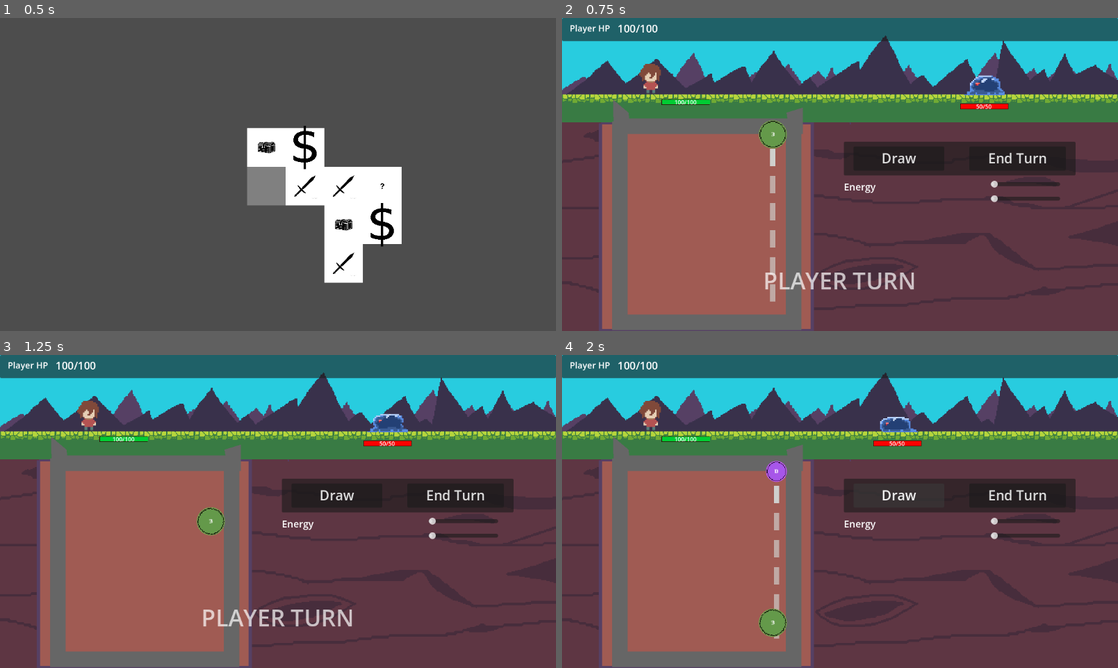
Above: before the commit, frames 1-4 (two rows, left to right).
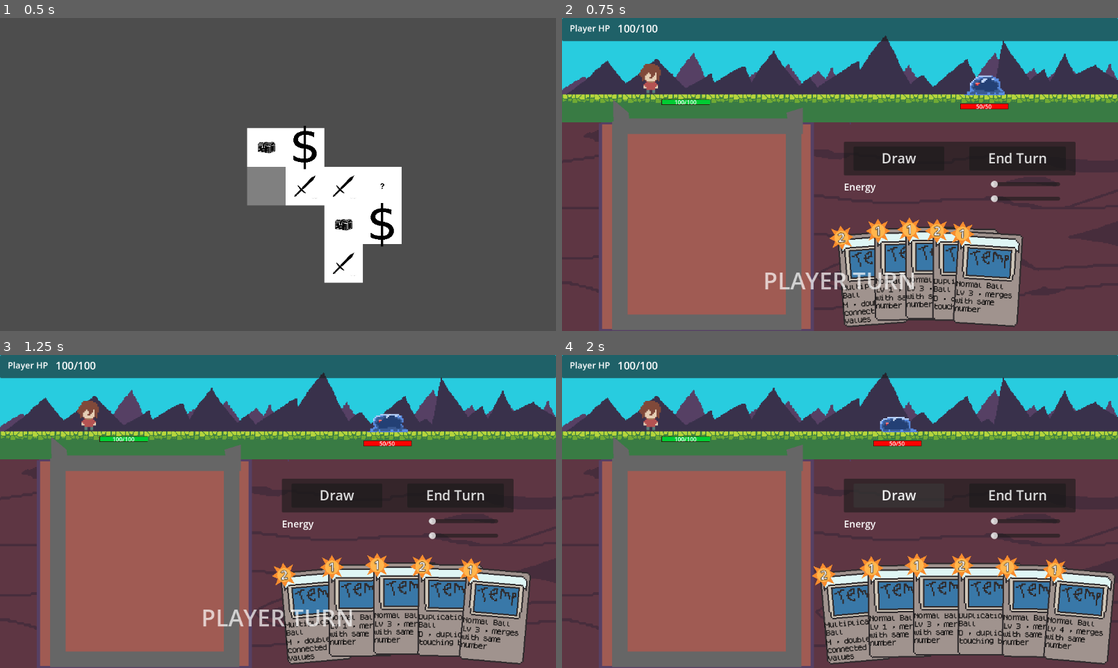
Above: after the commit, the same moments.

Repository: nmh6063-star/GameDesign-FinalProject
Game: Godot game, scene res://scenes/map.tscn
Same seed, same stepped clock (60 frames per second), same inputs: the game is played once before the commit and once after it.
Inputs (mouse positions are in pixels of both pictures, inside the frame that each line leads up to):
- Up to frame 1 (0.5 s): no input
- Up to frame 2 (0.75 s): tap Enter (enter_level) at 0.5, 0.6 s; move the mouse to (962, 158) at 0.52 s; hold D (Move_Right) from 0.53 s (still down)
- Up to frame 3 (1.25 s): keep holding D (Move_Right); click (400, 495) at 0.8 s
- Up to frame 4 (2 s): release D (Move_Right) at 1.25 s; click "Draw" at 1.25 s

Frame 1 is identical in both runs. In frame 2, 10% of the frame differs, in the area x 35-83%, y 32-99%; in frame 3, 13%; in frame 4, 16%, in the area x 35-100%, y 33-99%.

Commit message:
Refactored some code, fixed a small bug

Diff:
--- a/scenes/main.tscn
+++ b/scenes/main.tscn
@@ -14,181 +14,7 @@
 [ext_resource type="Script" uid="uid://cddiivxjsx5a1" path="res://script/ui/line_indicator.gd" id="11_ya4ey"]
 [ext_resource type="PackedScene" uid="uid://dyoj8165ej3ax" path="res://scenes/indicator_sprite.tscn" id="12_eb6dy"]
 [ext_resource type="Texture2D" uid="uid://dx12fl0tb44r5" path="res://assets/Target.png" id="14_a8y0u"]
-
-[sub_resource type="GDScript" id="GDScript_0wfyh"]
-script/source = "extends Node2D
-
-const GameBall := preload(\"res://script/ball/game_ball.gd\")
-
-@onready var template_ball: Node = $Ball
-@onready var turn_banner := $UI/TurnBanner
-@onready var player_fill := $UI/PlayerHealthBar/Fill
-@onready var player_hp_top := $UI/TopBar/PlayerHPText
-@onready var energy_label := get_node_or_null(\"UI/EnergyLabel\")
-@onready var energy_badge_text := get_node_or_null(\"UI/CostBadge/CostText\")
-@onready var result_label := $UI/ResultLabel
-@onready var game_manager := $GameManager
-@onready var enemy_node := $Enemy
-@onready var player_damage_anchor := $UI/PlayerHealthBar
-@onready var damage_anchor_player := get_node_or_null(\"DamageAnchorPlayer\")
-@onready var damage_anchor_enemy := get_node_or_null(\"DamageAnchorEnemy\")
-
-var spawn_position: Vector2
-
-func _ready() -> void:
-	randomize()
-	spawn_position = (template_ball as Node2D).position
-	template_ball.connect(\"dropped\", _on_ball_dropped)
-	((template_ball as Node).get_node(\"CollisionShape2D\") as CollisionShape2D).disabled = true
-	game_manager.attack_calculated.connect(_on_attack_calculated)
-	enemy_node.player_attacked.connect(_on_player_attacked)
-	game_manager.player_healed.connect(_on_player_healed)
-	game_manager.turn_ended.connect(_on_turn_ended)
-	game_manager.energy_changed.connect(_on_energy_changed)
-	if game_manager.has_signal(\"enemy_turn_started\"):
-		game_manager.enemy_turn_started.connect(_on_enemy_turn_started)
-	if game_manager.has_signal(\"player_turn_started\"):
-		game_manager.player_turn_started.connect(_on_player_turn_started)
-	if enemy_node and enemy_node.has_signal(\"damaged\"):
-		enemy_node.damaged.connect(_on_enemy_damaged)
-	game_manager.game_over.connect(_on_game_over)
-	game_manager.game_clear.connect(_on_game_clear)
-	_update_player_bar()
-	update_energy_ui()
-	result_label.visible = false
-	ensure_ball_in_play()
-	_show_turn_banner(\"PLAYER TURN\")
-
-func _on_draw_pressed() -> void:
-	$CardManager.draw()
-	var box_out := get_node_or_null(\"BoxOut\")
-	if box_out != null and box_out.has_method(\"rotate_cup\"):
-		box_out.rotate_cup()
-
-func _on_finish_turn_pressed() -> void:
-	game_manager.finish_turn()
-
-func _on_ball_dropped() -> void:
-	if Global.phase != Global.Phase.PLAY:
-		return
-	await get_tree().create_timer(1.0).timeout
-	$CardManager.cardPlay = true
-	_spawn_ball()
-
-func wire_playfield_ball(b: GameBall) -> void:
-	if not b.dropped.is_connected(_on_ball_dropped):
-		b.dropped.connect(_on_ball_dropped)
-
-func _on_player_healed(_amount: int) -> void:
-	_update_player_bar()
-
-func _spawn_ball() -> void:
-	var b := template_ball.duplicate() as GameBall
-	Global.ballInPlay = b
-	(b as Node2D).position = spawn_position
-	b.reset_for_spawn()
-	b.set_up = false
-	b.visible = false
-	b.gravity_scale = 0.0
-	((b as Node).get_node(\"CollisionShape2D\") as CollisionShape2D).disabled = false
-	wire_playfield_ball(b)
-	add_child(b)
-
-func ensure_ball_in_play() -> void:
-	if Global.phase != Global.Phase.PLAY:
-		return
-	if is_instance_valid(Global.ballInPlay) and Global.ballInPlay != template_ball:
-		return
-	_spawn_ball()
-
-func _on_turn_ended() -> void:
-	$CardManager.cardPlay = true
-	ensure_ball_in_play()
-	_show_turn_banner(\"PLAYER TURN\")
-
-func _on_enemy_turn_started() -> void:
-	_show_turn_banner(\"ENEMY TURN\")
-
-func _on_player_turn_started() -> void:
-	_show_turn_banner(\"PLAYER TURN\")
-
-func _on_attack_calculated(amount: int) -> void:
-	pass
-
-func _on_player_attacked(_amount: int) -> void:
-	$Player._flash()
-	_update_player_bar()
-	if damage_anchor_player:
-		_spawn_damage_floater_on_node(_amount, damage_anchor_player, Color(1, 0.3, 0.3))
-	else:
-		_spawn_damage_floater_on_node(_amount, player_damage_anchor, Color(1, 0.3, 0.3))
-
-func _on_enemy_damaged(amount: int) -> void:
-	$Enemy._flash()
-	if damage_anchor_enemy:
-		_spawn_damage_floater_on_node(amount, damage_anchor_enemy, Color(0.92, 0.58, 0.06))
-	else:
-		_spawn_damage_floater_on_node(amount, enemy_node, Color(0.92, 0.58, 0.06))
-
-func _on_energy_changed(_current: int, _max: int) -> void:
-	update_energy_ui()
-
-func _spawn_damage_floater_on_node(amount: int, target: Node, color: Color) -> void:
-	if amount <= 0 or target == null:
-		return
-	var floater := preload(\"res://scenes/damage_floater.tscn\").instantiate()
-	$UI.add_child(floater)
-	var pos := Vector2.ZERO
-	if target is Node2D:
-		pos = (target as Node2D).global_position
-	elif target is Control:
-		pos = (target as Control).global_position
-	(floater as Label).global_position = pos
-	if floater.has_method(\"play\"):
-		floater.play(amount, color)
-
-func _show_turn_banner(text: String) -> void:
-	if turn_banner == null:
-		return
-	var label := turn_banner.get_node_or_null(\"Label\") as Label
-	if label:
-		label.text = text
-	turn_banner.visible = true
-	turn_banner.modulate.a = 0.0
-	turn_banner.scale = Vector2(1.0, 1.0)
-	var tween := create_tween()
-	tween.tween_property(turn_banner, \"modulate:a\", 0.7, 0.15)
-	tween.tween_property(turn_banner, \"modulate:a\", 0.0, 0.6).set_delay(0.6)
-	tween.tween_callback(func(): turn_banner.visible = false)
-
-func _update_player_bar() -> void:
-	player_fill.size.x = 100.0 * float(Global.player_health) / float(Global.player_max_health)
-	var hp_text := $UI/PlayerHealthBar/HPText
-	if hp_text:
-		hp_text.text = \"%d/%d\" % [Global.player_health, Global.player_max_health]
-	if player_hp_top:
-		player_hp_top.text = \"%d/%d\" % [Global.player_health, Global.player_max_health]
-
-func update_energy_ui() -> void:
-	if energy_label:
-		energy_label.visible = true
-		energy_label.text = \"Energy\"
-	if energy_badge_text:
-		energy_badge_text.text = \"%d/%d\" % [Global.player_energy, Global.player_energy_max]
-
-func _on_game_over() -> void:
-	_show_result(\"Game Over\")
-
-func _on_game_clear() -> void:
-	_show_result(\"Game Clear\")
-
-func _show_result(text: String) -> void:
-	result_label.text = text
-	result_label.visible = true
-	$UI/ActionBar/FinishTurnButton.disabled = true
-	$UI/ActionBar/DrawButton.disabled = true
-	$CardManager.cardPlay = false
-"
+[ext_resource type="Script" uid="uid://ddrsxjsu3fd3n" path="res://script/battle/battle.gd" id="15_battle"]
 
 [sub_resource type="PhysicsMaterial" id="PhysicsMaterial_ball"]
 friction = 2.5
@@ -381,9 +207,9 @@
 [sub_resource type="CircleShape2D" id="CircleShape2D_jkv2x"]
 radius = 40.311287
 
-[node name="Node2D" type="Node2D" unique_id=1625147204]
+[node name="Battle" type="Node2D" unique_id=1625147204]
 position = Vector2(328, 323)
-script = SubResource("GDScript_0wfyh")
+script = ExtResource("15_battle")
 
 [node name="DamageAnchorPlayer" type="Marker2D" parent="." unique_id=1800000040]
 position = Vector2(88, -149)
@@ -668,11 +494,13 @@
 wait_time = 0.1
 one_shot = true
 
-[node name="Enemy" type="Node2D" parent="." unique_id=144872954]
+[node name="EnemyHandler" type="Node2D" parent="." unique_id=1800000050]
+
+[node name="Enemy" type="Node2D" parent="EnemyHandler" unique_id=144872954]
 position = Vector2(0, -230)
 script = ExtResource("4_enemy")
 
-[node name="HealthBar" type="Control" parent="Enemy" unique_id=9001001]
+[node name="HealthBar" type="Control" parent="EnemyHandler/Enemy" unique_id=9001001]
 layout_mode = 3
 anchors_preset = 0
 offset_left = 526.0
@@ -680,7 +508,7 @@
 offset_right = 626.0
 offset_bottom = 95.0
 
-[node name="Background" type="ColorRect" parent="Enemy/HealthBar" unique_id=9001002]
+[node name="Background" type="ColorRect" parent="EnemyHandler/Enemy/HealthBar" unique_id=9001002]
 layout_mode = 1
 anchors_preset = 15
 anchor_right = 1.0
@@ -689,7 +517,7 @@
 grow_vertical = 2
 color = Color(0.2, 0, 0, 1)
 
-[node name="Fill" type="ColorRect" parent="Enemy/HealthBar" unique_id=9001003]
+[node name="Fill" type="ColorRect" parent="EnemyHandler/Enemy/HealthBar" unique_id=9001003]
 layout_mode = 1
 offset_left = 1.0
 offset_top = 1.0
@@ -697,7 +525,7 @@
 offset_bottom = 11.0
 color = Color(1, 0, 0, 1)
 
-[node name="HPText" type="Label" parent="Enemy/HealthBar" unique_id=9001004]
+[node name="HPText" type="Label" parent="EnemyHandler/Enemy/HealthBar" unique_id=9001004]
 layout_mode = 1
 anchors_preset = 15
 anchor_right = 1.0
@@ -711,7 +539,7 @@
 horizontal_alignment = 1
 vertical_alignment = 1
 
-[node name="AnimatedSprite2D" type="AnimatedSprite2D" parent="Enemy" unique_id=48224419]
+[node name="AnimatedSprite2D" type="AnimatedSprite2D" parent="EnemyHandler/Enemy" unique_id=48224419]
 texture_filter = 1
 position = Vector2(576, 31.999996)
 scale = Vector2(3, 3)
@@ -720,33 +548,35 @@
 autoplay = "idle"
 frame_progress = 0.18569645
 
-[node name="Timer" type="Timer" parent="Enemy" unique_id=1336342294]
+[node name="Timer" type="Timer" parent="EnemyHandler/Enemy" unique_id=1336342294]
 wait_time = 0.1
 
-[node name="Timer2" type="Timer" parent="Enemy" unique_id=421151047]
+[node name="Timer2" type="Timer" parent="EnemyHandler/Enemy" unique_id=421151047]
 wait_time = 5.0
 one_shot = true
 autostart = true
 
-[node name="CardManager" type="Node2D" parent="." unique_id=492797140]
+[node name="PlayerHandler" type="Node2D" parent="." unique_id=1800000051]
+
+[node name="CardManager" type="Node2D" parent="PlayerHandler" unique_id=492797140]
 position = Vector2(184, 216)
 script = ExtResource("6_o6xl0")
 hand_curve = SubResource("Curve_o6xl0")
 rotation_curve = SubResource("Curve_tipki")
 
-[node name="Target" type="Node2D" parent="." unique_id=2058900465]
-
-[node name="Area2D" type="Area2D" parent="Target" unique_id=1811101269]
-
-[node name="CollisionShape2D" type="CollisionShape2D" parent="Target/Area2D" unique_id=1870874704]
+[node name="Target" type="Node2D" parent="PlayerHandler" unique_id=2058900465]
+
+[node name="Area2D" type="Area2D" parent="PlayerHandler/Target" unique_id=1811101269]
+
+[node name="CollisionShape2D" type="CollisionShape2D" parent="PlayerHandler/Target/Area2D" unique_id=1870874704]
 shape = SubResource("CircleShape2D_jkv2x")
 
-[node name="Sprite2D" type="Sprite2D" parent="Target" unique_id=1555519289]
+[node name="Sprite2D" type="Sprite2D" parent="PlayerHandler/Target" unique_id=1555519289]
 scale = Vector2(0.15, 0.15)
 texture = ExtResource("14_a8y0u")
 
 [connection signal="pressed" from="UI/ActionBar/DrawButton" to="." method="_on_draw_pressed"]
 [connection signal="pressed" from="UI/ActionBar/FinishTurnButton" to="." method="_on_finish_turn_pressed"]
 [connection signal="timeout" from="Player/Timer" to="Player" method="_on_timer_timeout"]
-[connection signal="timeout" from="Enemy/Timer" to="Enemy" method="_on_timer_timeout"]
-[connection signal="timeout" from="Enemy/Timer2" to="Enemy" method="_on_timer_2_timeout"]
+[connection signal="timeout" from="EnemyHandler/Enemy/Timer" to="EnemyHandler/Enemy" method="_on_timer_timeout"]
+[connection signal="timeout" from="EnemyHandler/Enemy/Timer2" to="EnemyHandler/Enemy" method="_on_timer_2_timeout"]
--- a/script/ball/game_ball.gd
+++ b/script/ball/game_ball.gd
@@ -120,11 +120,17 @@
 		gravity_scale = GRAVITY_SCALE
 		return
 	gravity_scale = 0.0
-	direction = int((get_node("/root/Node2D/Target").position.x - self.position.x)/abs(get_node("/root/Node2D/Target").position.x - self.position.x))
-	if abs(get_node("/root/Node2D/Target").position.x - self.position.x) < 15:
+	var aim := get_node("/root/Battle/PlayerHandler/Target") as Node2D
+	if aim == null:
+		return
+	var dx := aim.position.x - self.position.x
+	var adx := absf(dx)
+	if adx < 15.0:
 		direction = 0
+	else:
+		direction = signi(dx)
 	#direction = int(Input.is_action_pressed("right")) - int(Input.is_action_pressed("left"))
-	linear_velocity = Vector2(clamp(abs(get_node("/root/Node2D/Target").position.x - self.position.x) * 25, 0, 2500) * direction, 0)
+	linear_velocity = Vector2(clamp(abs(aim.position.x - self.position.x) * 25, 0, 2500) * direction, 0)
 	if Input.is_action_just_pressed("play_card"):
 		gravity_scale = GRAVITY_SCALE
 		set_up = false
--- /dev/null
+++ b/script/battle/battle.gd
@@ -0,0 +1,196 @@
+extends Node2D
+## Main battle scene controller: turn flow hooks, ball spawning, and UI wiring.
+## Scene layout matches tutorial-style separation — EnemyHandler / PlayerHandler / Player / UI.
+
+const GameBall := preload("res://script/ball/game_ball.gd")
+
+@onready var template_ball: Node = $Ball
+@onready var turn_banner := $UI/TurnBanner
+@onready var player_fill := $UI/PlayerHealthBar/Fill
+@onready var player_hp_top := $UI/TopBar/PlayerHPText
+@onready var energy_label := get_node_or_null("UI/EnergyLabel")
+@onready var energy_badge_text := get_node_or_null("UI/CostBadge/CostText")
+@onready var result_label := $UI/ResultLabel
+@onready var game_manager := $GameManager
+@onready var enemy_node := $EnemyHandler/Enemy
+@onready var player_damage_anchor := $UI/PlayerHealthBar
+@onready var damage_anchor_player := get_node_or_null("DamageAnchorPlayer")
+@onready var damage_anchor_enemy := get_node_or_null("DamageAnchorEnemy")
+
+var spawn_position: Vector2
+
+
+func _ready() -> void:
+	randomize()
+	spawn_position = (template_ball as Node2D).position
+	template_ball.connect("dropped", _on_ball_dropped)
+	((template_ball as Node).get_node("CollisionShape2D") as CollisionShape2D).disabled = true
+	game_manager.attack_calculated.connect(_on_attack_calculated)
+	enemy_node.player_attacked.connect(_on_player_attacked)
+	game_manager.player_healed.connect(_on_player_healed)
+	game_manager.turn_ended.connect(_on_turn_ended)
+	game_manager.energy_changed.connect(_on_energy_changed)
+	if game_manager.has_signal("enemy_turn_started"):
+		game_manager.enemy_turn_started.connect(_on_enemy_turn_started)
+	if game_manager.has_signal("player_turn_started"):
+		game_manager.player_turn_started.connect(_on_player_turn_started)
+	if enemy_node and enemy_node.has_signal("damaged"):
+		enemy_node.damaged.connect(_on_enemy_damaged)
+	game_manager.game_over.connect(_on_game_over)
+	game_manager.game_clear.connect(_on_game_clear)
+	_update_player_bar()
+	update_energy_ui()
+	result_label.visible = false
+	ensure_ball_in_play()
+	_show_turn_banner("PLAYER TURN")
+
+
+func _on_draw_pressed() -> void:
+	$PlayerHandler/CardManager.draw()
+	var box_out := get_node_or_null("BoxOut")
+	if box_out != null and box_out.has_method("rotate_cup"):
+		box_out.rotate_cup()
+
+
+func _on_finish_turn_pressed() -> void:
+	game_manager.finish_turn()
+
+
+func _on_ball_dropped() -> void:
+	if Global.phase != Global.Phase.PLAY:
+		return
+	await get_tree().create_timer(1.0).timeout
+	$PlayerHandler/CardManager.cardPlay = true
+	_spawn_ball()
+
+
+func wire_playfield_ball(b: GameBall) -> void:
+	if not b.dropped.is_connected(_on_ball_dropped):
+		b.dropped.connect(_on_ball_dropped)
+
+
+func _on_player_healed(_amount: int) -> void:
+	_update_player_bar()
+
+
+func _spawn_ball() -> void:
+	var b := template_ball.duplicate() as GameBall
+	Global.ballInPlay = b
+	(b as Node2D).position = spawn_position
+	b.reset_for_spawn()
+	b.set_up = false
+	b.visible = false
+	b.gravity_scale = 0.0
+	((b as Node).get_node("CollisionShape2D") as CollisionShape2D).disabled = false
+	wire_playfield_ball(b)
+	add_child(b)
+
+
+func ensure_ball_in_play() -> void:
+	if Global.phase != Global.Phase.PLAY:
+		return
+	if is_instance_valid(Global.ballInPlay) and Global.ballInPlay != template_ball:
+		return
+	_spawn_ball()
+
+
+func _on_turn_ended() -> void:
+	$PlayerHandler/CardManager.cardPlay = true
+	ensure_ball_in_play()
+	_show_turn_banner("PLAYER TURN")
+
+
+func _on_enemy_turn_started() -> void:
+	_show_turn_banner("ENEMY TURN")
+
+
+func _on_player_turn_started() -> void:
+	_show_turn_banner("PLAYER TURN")
+
+
+func _on_attack_calculated(amount: int) -> void:
+	pass
+
+
+func _on_player_attacked(_amount: int) -> void:
+	$Player._flash()
+	_update_player_bar()
+	if damage_anchor_player:
+		_spawn_damage_floater_on_node(_amount, damage_anchor_player, Color(1, 0.3, 0.3))
+	else:
+		_spawn_damage_floater_on_node(_amount, player_damage_anchor, Color(1, 0.3, 0.3))
+
+
+func _on_enemy_damaged(amount: int) -> void:
+	$EnemyHandler/Enemy._flash()
+	if damage_anchor_enemy:
+		_spawn_damage_floater_on_node(amount, damage_anchor_enemy, Color(0.92, 0.58, 0.06))
+	else:
+		_spawn_damage_floater_on_node(amount, enemy_node, Color(0.92, 0.58, 0.06))
+
+
+func _on_energy_changed(_current: int, _max: int) -> void:
+	update_energy_ui()
+
+
+func _spawn_damage_floater_on_node(amount: int, target: Node, color: Color) -> void:
+	if amount <= 0 or target == null:
+		return
+	var floater := preload("res://scenes/damage_floater.tscn").instantiate()
+	$UI.add_child(floater)
+	var pos := Vector2.ZERO
+	if target is Node2D:
+		pos = (target as Node2D).global_position
+	elif target is Control:
+		pos = (target as Control).global_position
+	(floater as Label).global_position = pos
+	if floater.has_method("play"):
+		floater.play(amount, color)
+
+
+func _show_turn_banner(text: String) -> void:
+	if turn_banner == null:
+		return
+	var label := turn_banner.get_node_or_null("Label") as Label
+	if label:
+		label.text = text
+	turn_banner.visible = true
+	turn_banner.modulate.a = 0.0
+	turn_banner.scale = Vector2(1.0, 1.0)
+	var tween := create_tween()
+	tween.tween_property(turn_banner, "modulate:a", 0.7, 0.15)
+	tween.tween_property(turn_banner, "modulate:a", 0.0, 0.6).set_delay(0.6)
+	tween.tween_callback(func(): turn_banner.visible = false)
+
+
+func _update_player_bar() -> void:
+	player_fill.size.x = 100.0 * float(Global.player_health) / float(Global.player_max_health)
+	var hp_text := $UI/PlayerHealthBar/HPText
+	if hp_text:
+		hp_text.text = "%d/%d" % [Global.player_health, Global.player_max_health]
+	if player_hp_top:
+		player_hp_top.text = "%d/%d" % [Global.player_health, Global.player_max_health]
+
+
+func update_energy_ui() -> void:
+	if energy_label:
+		energy_label.visible = true
+		energy_label.text = "Energy"
+	if energy_badge_text:
+		energy_badge_text.text = "%d/%d" % [Global.player_energy, Global.player_energy_max]
+
+
+func _on_game_over() -> void:
+	_show_result("Game Over")
+
+
+func _on_game_clear() -> void:
+	_show_result("Game Clear")
+
+
+func _show_result(text: String) -> void:
+	result_label.text = text
+	result_label.visible = true
+	$UI/ActionBar/FinishTurnButton.disabled = true
+	$UI/ActionBar/DrawButton.disabled = true
+	$PlayerHandler/CardManager.cardPlay = false
--- a/script/card/card_definition.gd
+++ b/script/card/card_definition.gd
@@ -1,4 +1,6 @@
 extends Resource
+## Data-only card resource (Slay-the-Spire–style "Card"): title ≈ name, cost ≈ mana,
+## behavior carries ball/effect logic for this game.
 class_name CardDefinition
 
 const BallBehavior := preload("res://script/ball/behaviors/ball_behavior.gd")
--- a/script/card/card_manager.gd
+++ b/script/card/card_manager.gd
@@ -25,15 +25,8 @@
 func _physics_process(delta: float) -> void:
 	var target := targetPos + (Vector2.ZERO if cardPlay else Vector2(0, 350))
 	position = position.lerp(target, delta * hideSpeed)
-	if cardPlay:
-		if deck.size() == 0:
-			deck = _LIB._build()
-		var index = randi() % deck.size()
-		var details = deck[index].duplicate(true)
-		var inst = _CARD.instantiate()
-		inst.details = details
-		deck.remove_at(index)
-		confirm_play(inst)
+	if cardPlay and deck.is_empty():
+		deck = _LIB._build()
 
 
 #below here is all invalidated code. TODO, edit other scripts so can easily delete
@@ -54,19 +47,24 @@
 func confirm_play(card: Node2D) -> void:
 	if not cardPlay or Global.currentHand.is_empty():
 		return
-	var idx := card.get_index()
 	var def := card.details as CardDefinition
-	#if def == null or idx < 0 or idx >= get_child_count():
-	#	return
+	if def == null:
+		return
+	if card.index < 0 or card.index >= Global.currentHand.size():
+		return
 	if Global.player_energy < def.cost:
 		card.disarm_snap()
 		return
 	card.clear_arm_state()
 	Global.player_energy -= def.cost
-	(get_node("/root/Node2D") as Node).update_energy_ui()
-	(get_node("/root/Node2D") as Node).ensure_ball_in_play()
-	Global.currentHand.remove_at(idx)
+	(get_node("/root/Battle") as Node).update_energy_ui()
+	(get_node("/root/Battle") as Node).ensure_ball_in_play()
+	Global.currentHand.remove_at(card.index)
 	var play := Global.ballInPlay as GameBall
+	if play == null or not is_instance_valid(play):
+		_update_cards()
+		cardPlay = false
+		return
 	play.visible = true
 	play.set_up = true
 	play.behavior = BallBehavior.from_kind(def.kind)
@@ -85,7 +83,12 @@
 	var n := Global.currentHand.size()
 	if n < 1 or get_child_count() < 1:
 		return
-	var card_w: float = get_child(0).get_node("Area2D/CollisionShape2D").shape.extents.x * 2.0
+	var shape := get_child(0).get_node("Area2D/CollisionShape2D").shape as Shape2D
+	var card_w: float = 48.0
+	if shape is RectangleShape2D:
+		card_w = (shape as RectangleShape2D).size.x
+	elif shape is CircleShape2D:
+		card_w = (shape as CircleShape2D).radius * 2.0
 	var sep: float = x_sep
 	var total: float = card_w * n + x_sep * maxi(n - 1, 0)
 	if n > 1 and total > deckSize:
@@ -95,8 +98,8 @@
 	for i in n:
 		var c := get_child(i)
 		var t := 0.5 if n <= 1 else float(i) / float(n - 1)
-		var ym := 0.0 if n <= 1 else hand_curve.sample(t)
-		var rm := 0.0 if n <= 1 else rotation_curve.sample(t)
+		var ym := 0.0 if n <= 1 or hand_curve == null else hand_curve.sample(t)
+		var rm := 0.0 if n <= 1 or rotation_curve == null else rotation_curve.sample(t)
 		c.targetPos = Vector2(offset + (card_w + sep) * i, y_min + y_max * ym)
 		c.targetRot = max_rotation_degrees * rm
 		c.index = i
--- a/script/combat/combat_resolver.gd
+++ b/script/combat/combat_resolver.gd
@@ -1,9 +1,13 @@
 extends RefCounted
 
 func player_attack(enemy: Node, attack: int) -> bool:
+	if enemy == null or not is_instance_valid(enemy):
+		return false
 	enemy.apply_attack(attack)
 	return enemy.current_health <= 0
 
 
 func enemy_attack_damage(enemy: Node) -> int:
+	if enemy == null or not is_instance_valid(enemy):
+		return 0
 	return enemy.attack_damage
--- a/script/core/global.gd
+++ b/script/core/global.gd
@@ -17,4 +17,4 @@
 var map_vertical = 2
 var current_tile = Vector2(-1, 0)
 
-@onready var ballInPlay = get_node("/root/Node2D/Ball")
+@onready var ballInPlay = get_node("/root/Battle/Ball")
--- a/script/entities/enemy.gd
+++ b/script/entities/enemy.gd
@@ -8,7 +8,7 @@
 @onready var base = $AnimatedSprite2D.modulate
 @onready var timer2 = $Timer2
 @onready var startPos = self.position
-@onready var player = get_node("/root/Node2D/Player")
+@onready var player = get_node("/root/Battle/Player")
 var time = 0.0
 signal player_attacked(amount: int)
 
--- a/script/map/map_generator.gd
+++ b/script/map/map_generator.gd
@@ -3,10 +3,11 @@
 var tile = preload("res://scenes/map_tile.tscn")
 var gameState = "res://scenes/main.tscn"
 var currentTile = Vector2(0, 0)
-@onready var shopButton = $"/root/Node2D/CanvasLayer/Container/Button"
+@onready var shopButton: Button = get_node("../CanvasLayer/Container/Button") as Button
 
 func _ready() -> void:
-	shopButton.visible = false
+	if shopButton:
+		shopButton.visible = false
 	if !Global.map_drawn:
 		Global.map_drawn = true
 		_generate_map()
@@ -26,7 +27,8 @@
 	if Input.is_action_just_pressed("enter_level"):
 		var tileType = _get_current_tile_type()
 		if tileType == "shop":
-			shopButton.visible = true
+			if shopButton:
+				shopButton.visible = true
 		else:
 			get_tree().change_scene_to_file(gameState)
 	#print(currentTile)
--- a/script/session/game_manager.gd
+++ b/script/session/game_manager.gd
@@ -7,7 +7,7 @@
 const ENEMY_ATTACK_DELAY := 2.0
 const PLAYER_DAMAGE_APPLY_INTERVAL := 0.1
 
-@onready var card_manager: CardManager = get_node("/root/Node2D/CardManager")
+@onready var card_manager: CardManager = get_parent().get_node("PlayerHandler/CardManager")
 @onready var _ball_query := preload("res://script/ball/resolve/ball_query.gd").new()
 @onready var _merge := preload("res://script/ball/resolve/merge_resolver.gd").new()
 @onready var _specials := preload("res://script/ball/resolve/special_ball_resolver.gd").new()
@@ -36,7 +36,7 @@
 
 func _ready() -> void:
 	Global.player_energy = Global.player_energy_max
-	target = get_node("/root/Node2D/Target")
+	target = get_parent().get_node("PlayerHandler/Target")
 	target.z_index = 999
 	#change to some constant
 	#Global.player_energy = 5
@@ -84,7 +84,7 @@
 					if body != self:
 						var direction = body.position - target.position
 						direction.normalized()
-						body.apply_central_impulse(direction * $"/root/Node2D/HSlider".value)
+						body.apply_central_impulse(direction * get_parent().get_node("HSlider").value)
 	else:
 		target.visible = false
 
@@ -125,7 +125,7 @@
 	_turn_attack += delta
 	#if delta > 0:
 		#_pending_player_damage.append(delta)
-	var test = get_node("/root/Node2D/HSlider")
+	var test = get_parent().get_node("HSlider")
 	#print(test)
 	for node in get_tree().get_nodes_in_group("ball"):
 		if not is_instance_valid(node):
@@ -187,14 +187,14 @@
 	while not _pending_player_damage.is_empty():
 		await get_tree().physics_frame
 	var enemy := get_tree().get_first_node_in_group("enemy")
-	if enemy != null and enemy.current_health <= 0:
+	if is_instance_valid(enemy) and enemy.current_health <= 0:
 		_combat_damage_phase = false
 		_resolving = false
 		game_clear.emit()
 		return
 	await get_tree().create_timer(POST_PLAYER_DAMAGE_UI_DELAY).timeout
 	enemy_turn_started.emit()
-	if enemy == null:
+	if not is_instance_valid(enemy):
 		await get_tree().create_timer(ENEMY_ATTACK_DELAY).timeout
 		_end_turn()
 		return
Not shown, added: script/battle/battle.gd.uid
Not shown, changed: .DS_Store
